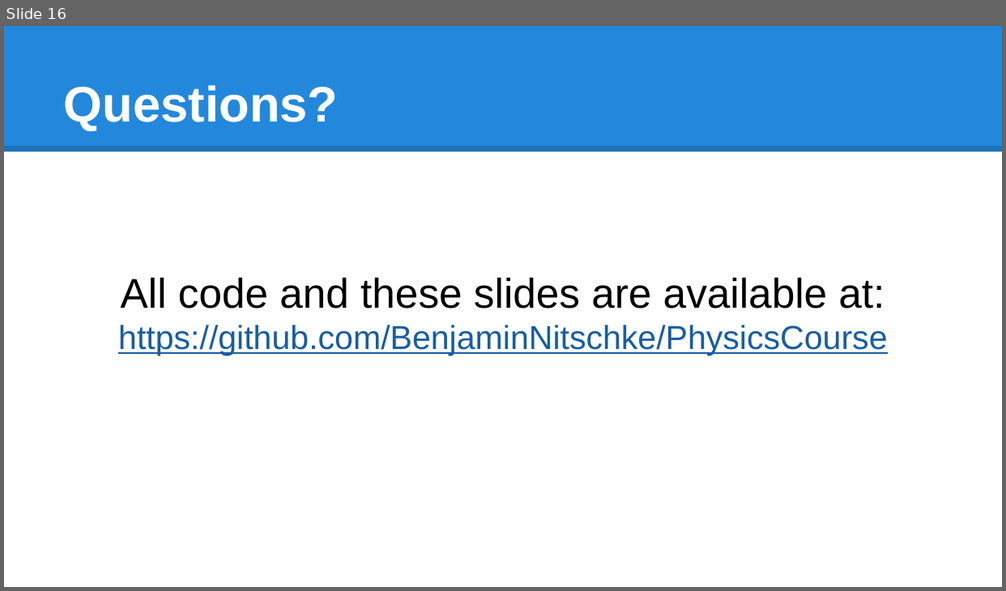
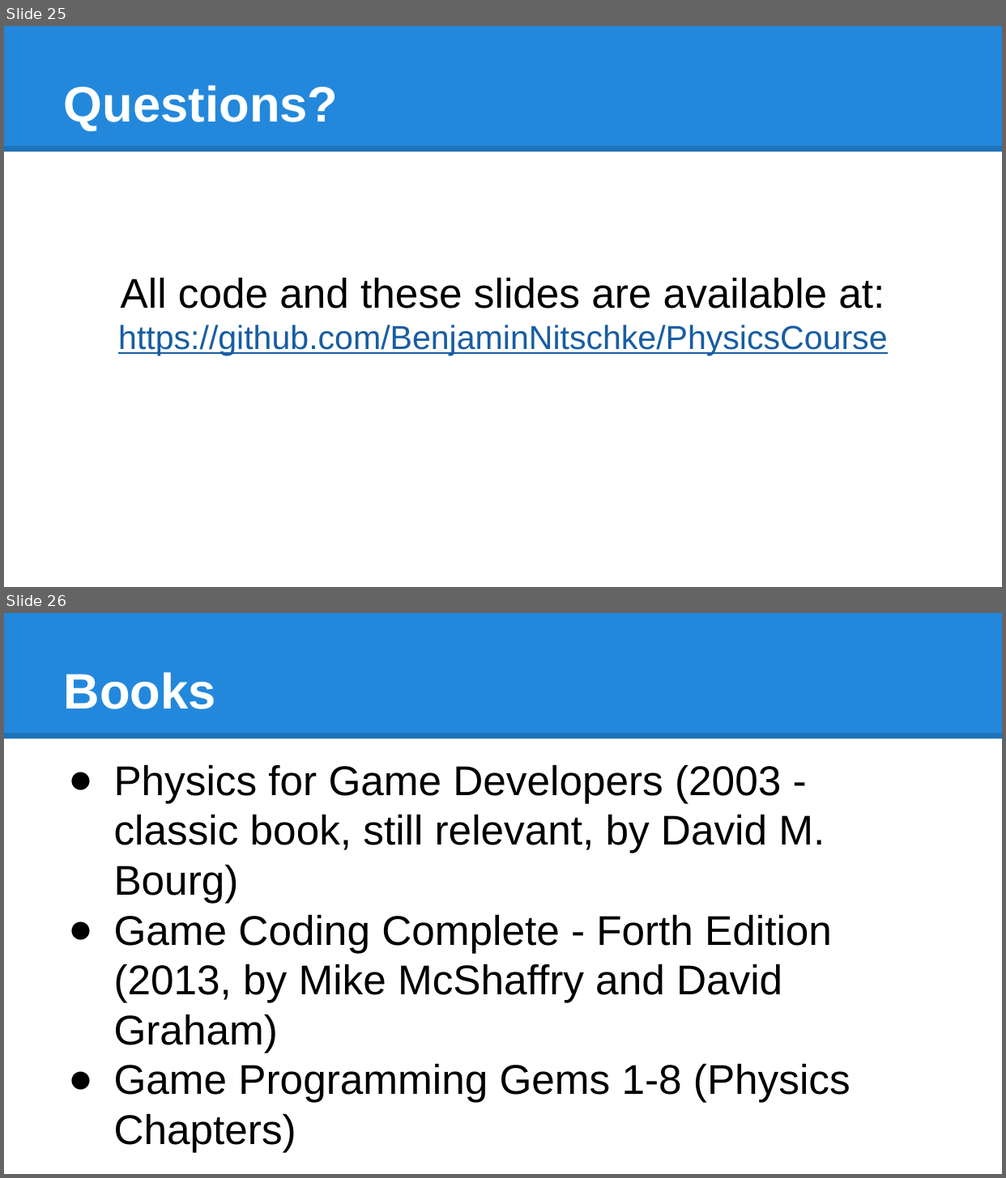
Before and after one commit to BenjaminNitschke/PhysicsCourse, a slide deck: Physics Course Games Academy July 2015.pptx. Shown one above the other, each under a label of ours: slide 16 before the commit, slides 25 and 26 after it. The pictures are 1006x591 and 1006x1178 pixels, drawn with LibreOffice and Linux fonts; fonts in the diff are those of the drawing. Boxes give left, top, right and bottom in pixels: in the first picture for what was removed or moved away, otherwise in the second. Text is boxed around its words. In the diff, an @@ line names an element or a change of style, - is before the commit and + after.

Commit message:
Updated Physics Slides to latest version

```diff
--- a/Physics Course Games Academy July 2015.pptx
+++ b/Physics Course Games Academy July 2015.pptx
@@ slide 26 added at (4,613,1002,1174), background #FFFFFF; not listed: 2 template elements that a slide beside it also shows @@
@@ title added at (64,672,216,709), 36 pt, text #FFFFFF, bold @@
+Books
@@ text added at (114,764,850,1152), 30 pt, text #000000 @@
+● Physics for Game Developers (2003 - classic book, still relevant, by David M. Bourg)
+● Game Coding Complete - Forth Edition (2013, by Mike McShaffry and David Graham)
+● Game Programming Gems 1-8 (Physics Chapters)
@@ what was slide 16 is now slide 25 @@
```
Also in this commit, not shown: 2 slides changed, 10 other slides added, 2 slides removed.
